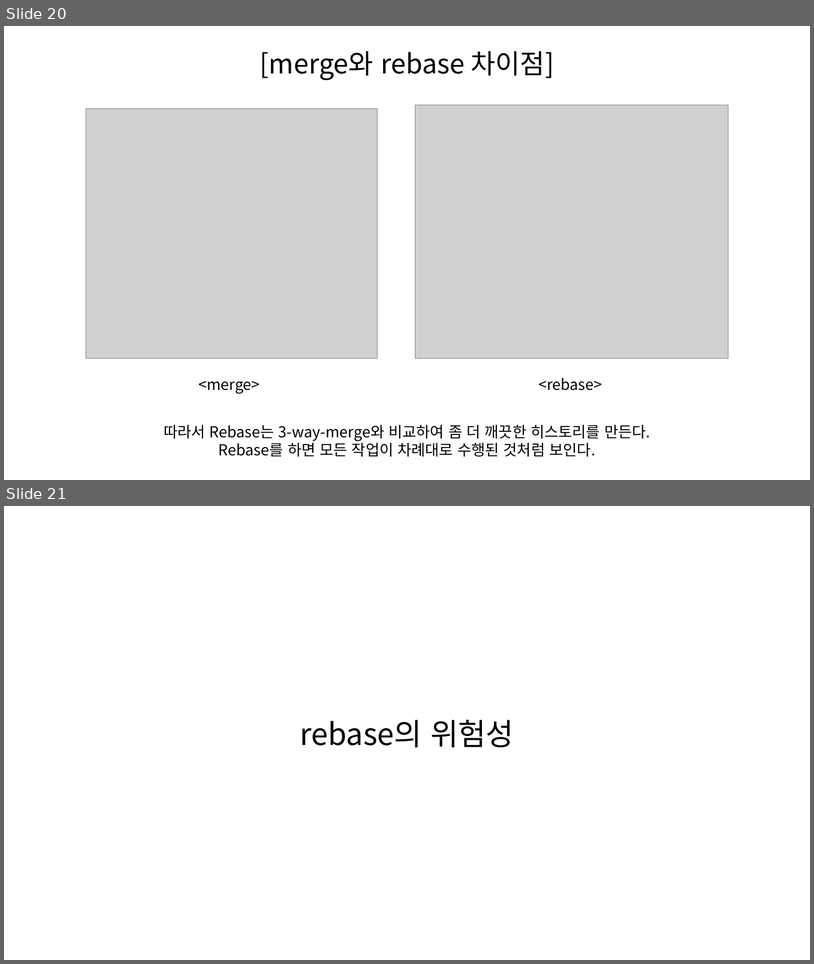
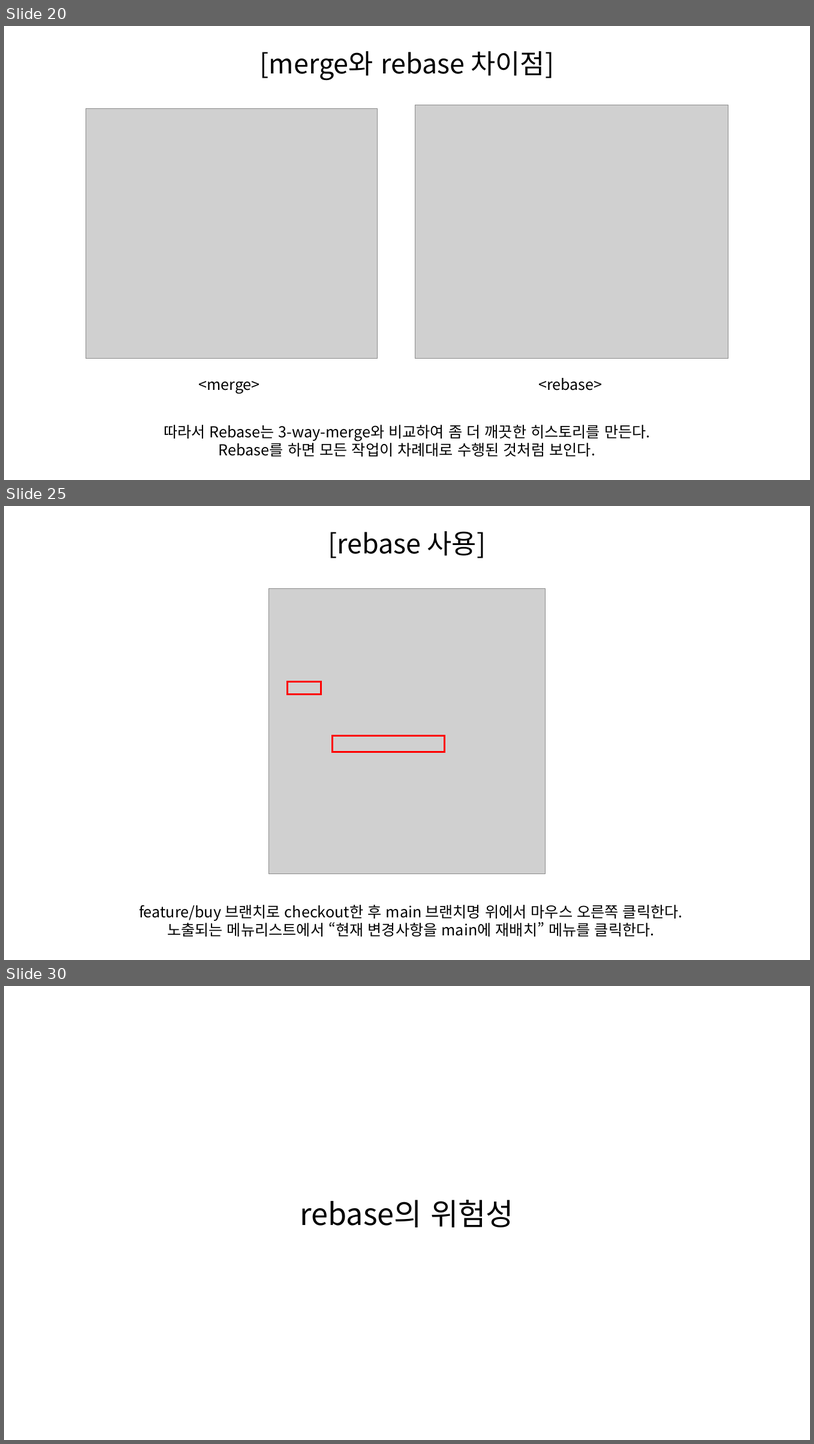
Before and after one commit to SeungHeeNoh/study_well, a slide deck: docs/9. rebase.pptx. Shown one above the other, each under a label of ours: slides 20 and 21 before the commit, slides 20, 25 and 30 after it; the slides between them are not shown. The pictures are 814x964 and 814x1444 pixels, drawn with LibreOffice and Linux fonts; fonts in the diff are those of the drawing; grey boxes stand for pictures. Boxes give left, top, right and bottom in pixels: in the first picture for what was removed or moved away, otherwise in the second. Text is boxed around its words. In the diff, an @@ line names an element or a change of style, - is before the commit and + after.

Commit message:
study 자료 생성 > 9. rebase 자료 보강

```diff
--- a/docs/9. rebase.pptx
+++ b/docs/9. rebase.pptx
@@ slide 25 added at (x1=4, y1=506, x2=810, y2=960), background #FFFFFF @@
@@ text added at (x1=329, y1=531, x2=486, y2=558), 32 pt, text #000000 @@
+[rebase 사용]
@@ picture added at (x1=269, y1=588, x2=545, y2=873) @@
@@ rectangle added at (x1=288, y1=681, x2=321, y2=694), outline #FF0000 2.25 pt @@
@@ rectangle added at (x1=332, y1=735, x2=445, y2=752), outline #FF0000 2.25 pt @@
@@ text added at (x1=139, y1=904, x2=683, y2=936), 18 pt, text #000000 @@
+feature/buy 브랜치로 checkout한 후 main 브랜치명 위에서 마우스 오른쪽 클릭한다.
+노출되는 메뉴리스트에서 “현재 변경사항을 main에 재배치” 메뉴를 클릭한다.
@@ what was slide 21 is now slide 30 @@
```
Also in this commit, not shown: 6 slides changed, 29 other slides added.
